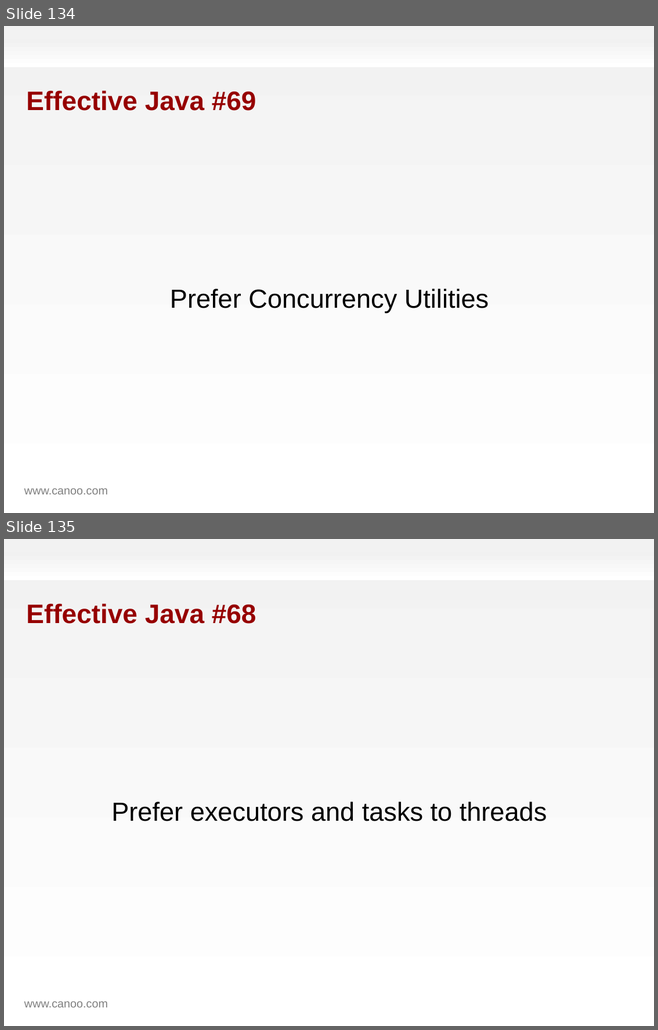
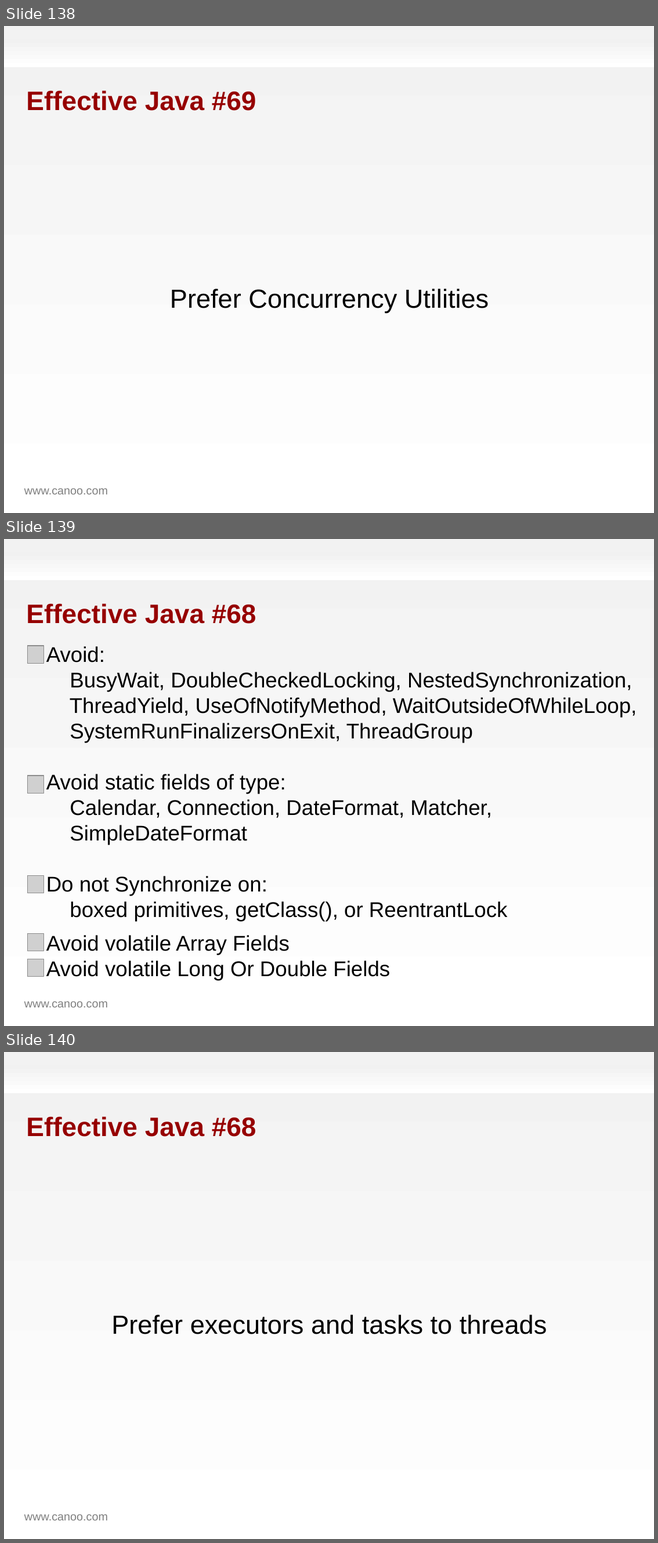
Before and after one commit to HamletDRC/presentations, a slide deck: effectivegroovy/effectivegroovy.odp. Shown one above the other, each under a label of ours: slides 134 and 135 before the commit, slides 138, 139 and 140 after it. The pictures are 658x1030 and 658x1543 pixels, drawn with LibreOffice and Linux fonts; fonts in the diff are those of the drawing; grey boxes stand for pictures; background and template pictures are left out. Boxes give left, top, right and bottom in pixels: in the first picture for what was removed or moved away, otherwise in the second. Text is boxed around its words. In the diff, an @@ line names an element or a change of style, - is before the commit and + after.

Commit message:
finish effective Groovy for gr8

```diff
--- a/effectivegroovy/effectivegroovy.odp
+++ b/effectivegroovy/effectivegroovy.odp
@@ slide 139 added at box(4, 539, 654, 1026), background gradient #F2F2F2 to #FFFFFF; not listed: 2 template elements that a slide beside it also shows @@
@@ title added at box(26, 603, 256, 624), 32.6 pt, text #960000, bold @@
+Effective Java #68
@@ picture added at box(27, 646, 43, 663) @@
@@ subtitle added at box(46, 646, 637, 980), 26 pt, text #000000 @@
+Avoid:
+BusyWait, DoubleCheckedLocking, NestedSynchronization,
+ThreadYield, UseOfNotifyMethod, WaitOutsideOfWhileLoop,
+SystemRunFinalizersOnExit, ThreadGroup
+Avoid static fields of type:
+Calendar, Connection, DateFormat, Matcher,
+SimpleDateFormat
+Do not Synchronize on:
+boxed primitives, getClass(), or ReentrantLock
+Avoid volatile Array Fields
+Avoid volatile Long Or Double Fields
@@ picture added at box(28, 776, 44, 794) @@
@@ picture added at box(28, 875, 44, 893) @@
@@ picture added at box(28, 933, 44, 951) @@
@@ picture added at box(28, 959, 44, 977) @@
@@ what was slide 134 is now slide 138 @@
@@ what was slide 135 is now slide 140 @@
```
Also in this commit, not shown: 3 slides changed, 6 other slides added, 2 slides removed.
